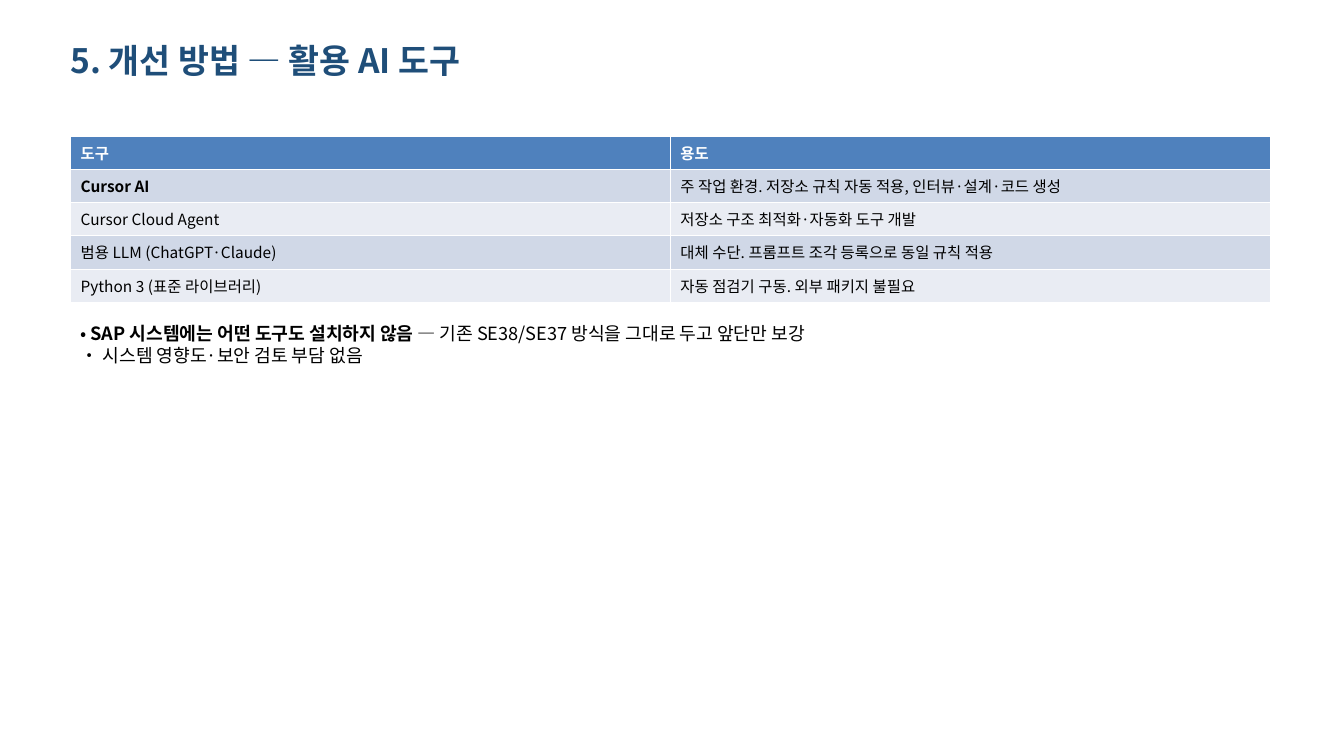
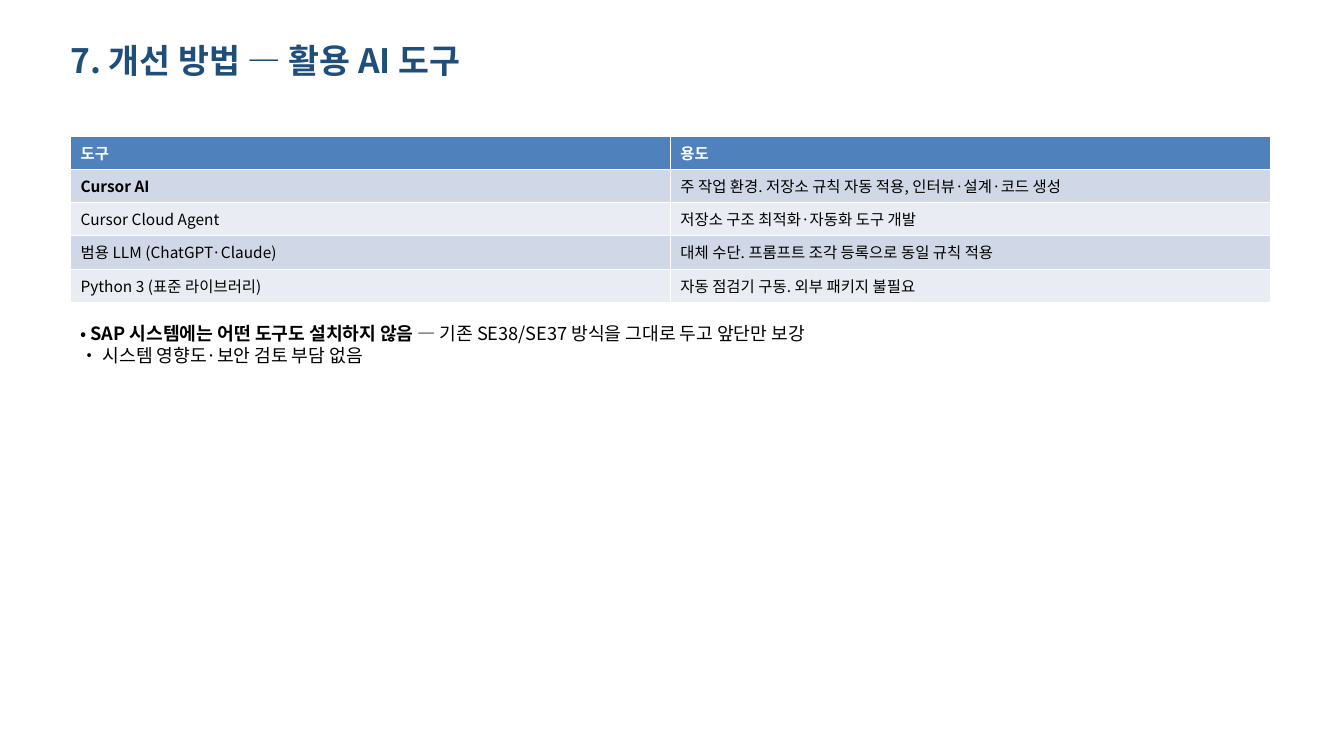
Before and after one commit to hyosungitx00/AI, a slide deck: slide 10 of report/dist/ai-abap-result-deck.pptx (slide 7 before the commit). Drawn at 1344x756 pixels with LibreOffice and Linux fonts; fonts in the diff are those of the drawing. Boxes give left, top, right and bottom in pixels: in the first picture for what was removed or moved away, otherwise in the second. Text is boxed around its words. In the diff, an @@ line names an element or a change of style, - is before the commit and + after.

```diff
--- a/report/dist/ai-abap-result-deck.pptx
+++ b/report/dist/ai-abap-result-deck.pptx
@@ text at [70,44,461,76]: text changed @@
-5. 개선 방법 — 활용 AI 도구
+7. 개선 방법 — 활용 AI 도구
```
Also in this commit, not shown: 12 other slides changed, 7 slides added, 3 slides removed, 2 other files.
